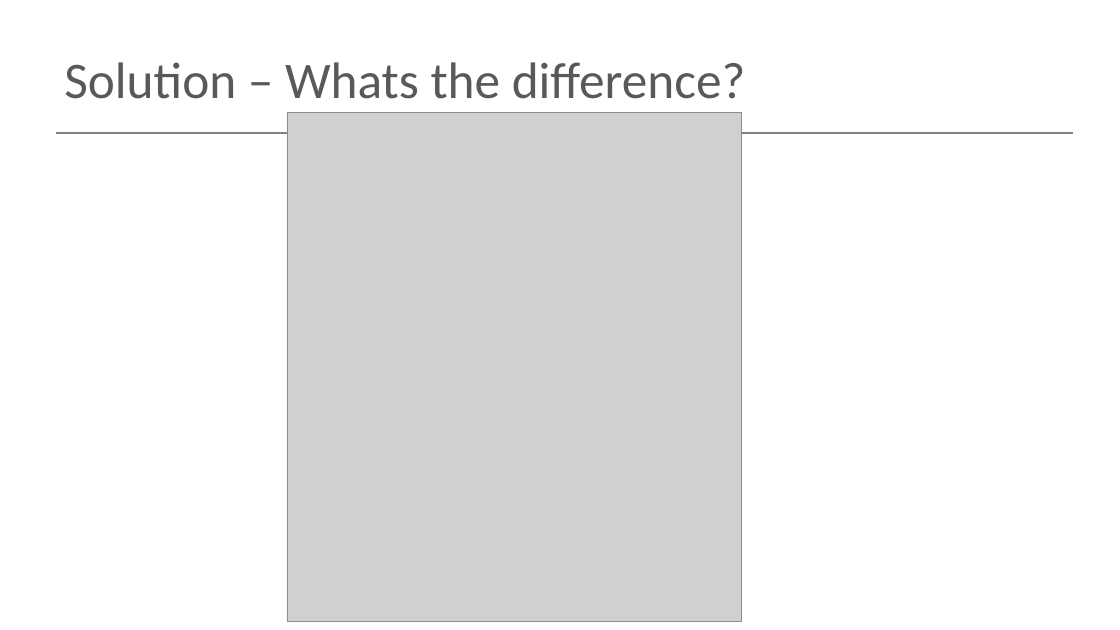
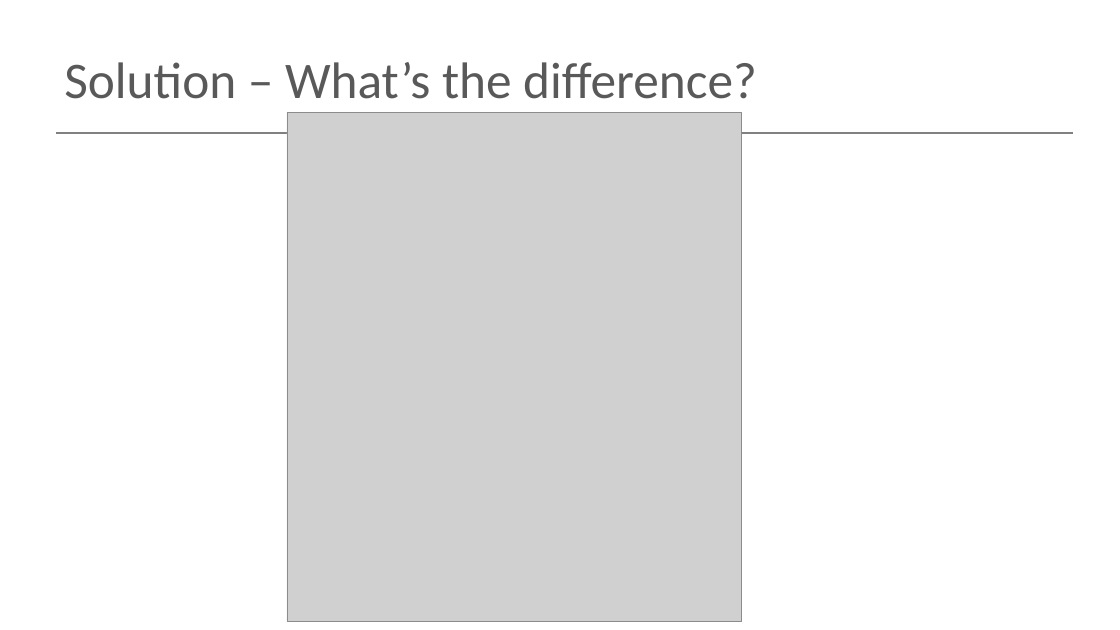
Before and after one commit to Programming-Fundamentals-SETU/prog-fund-2-jan-26, a slide deck: slide 18 of topic02-primitive-arrays/unit-02a-lectures/talk-2-loop-recap/b-iteration-while.pptx. Drawn at 1120x630 pixels with LibreOffice and Linux fonts; fonts in the diff are those of the drawing; grey boxes stand for pictures. Boxes give left, top, right and bottom in pixels: in the first picture for what was removed or moved away, otherwise in the second. Text is boxed around its words. In the diff, an @@ line names an element or a change of style, - is before the commit and + after.

```diff
--- a/topic02-primitive-arrays/unit-02a-lectures/talk-2-loop-recap/b-iteration-while.pptx
+++ b/topic02-primitive-arrays/unit-02a-lectures/talk-2-loop-recap/b-iteration-while.pptx
@@ title at (64, 62, 757, 99): text changed @@
-Solution – Whats the difference?
+Solution – What’s the difference?
```
Also in this commit, not shown: 1 other file.
